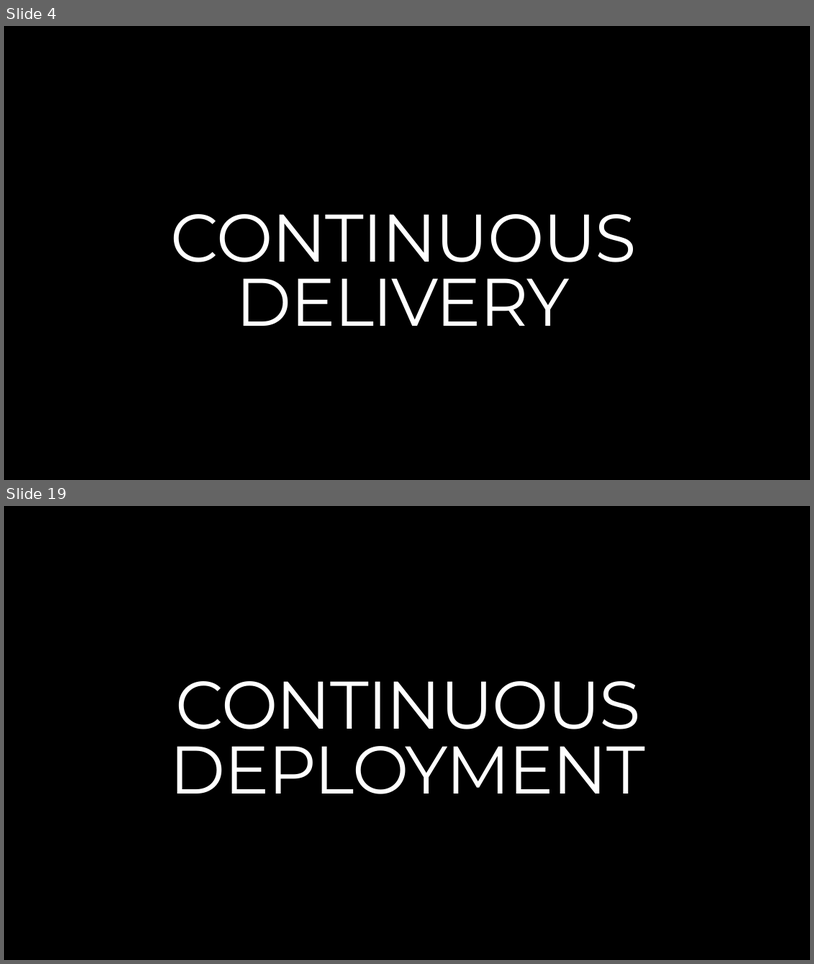
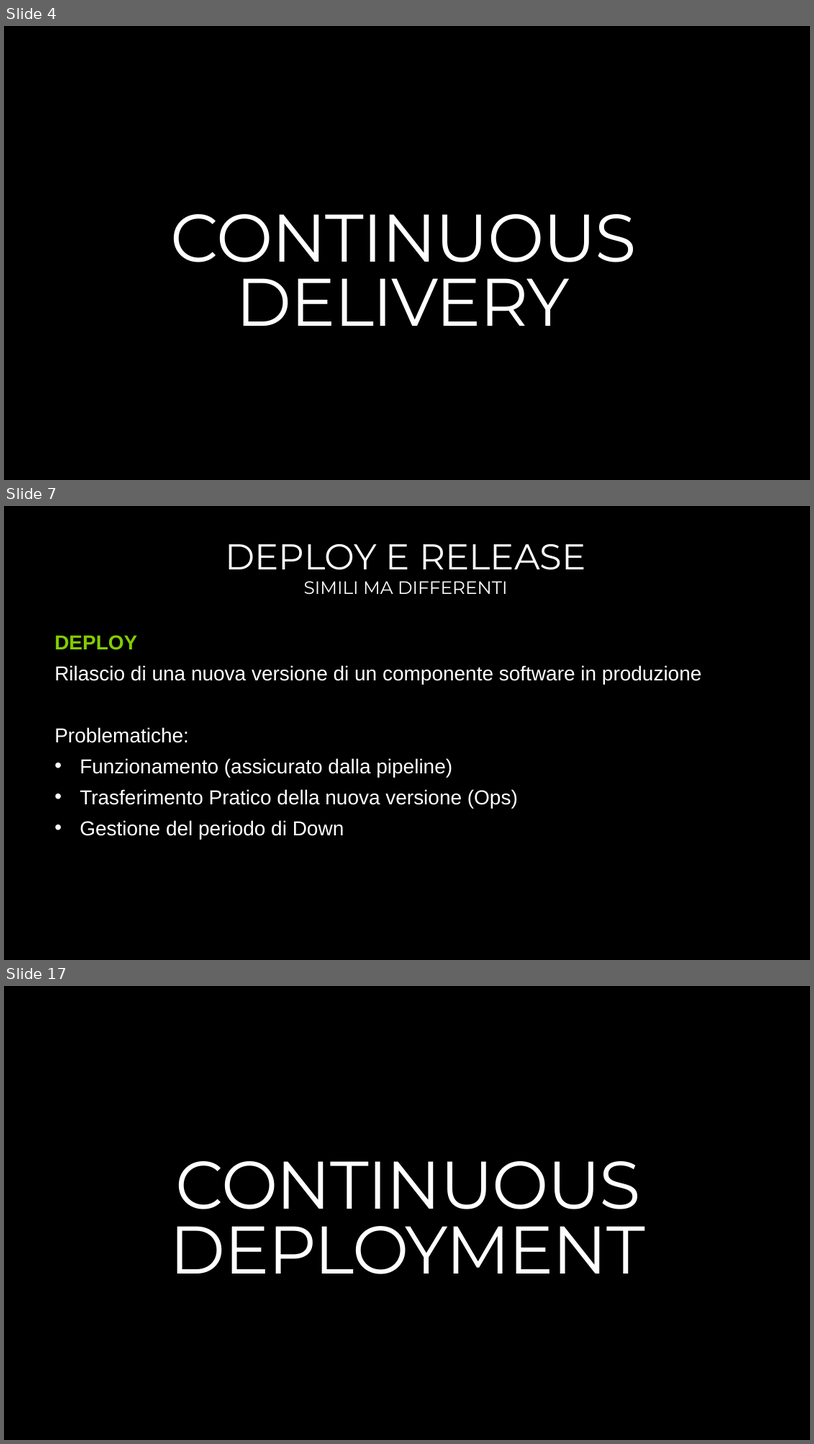
Before and after one commit to endless-upgrade/DevOpsHours, a slide deck: DEVOPS-3-TODO.pptx. Shown one above the other, each under a label of ours: slides 4 and 19 before the commit, slides 4, 7 and 17 after it; the slides between them are not shown. The pictures are 814x964 and 814x1444 pixels, drawn with LibreOffice and Linux fonts; fonts in the diff are those of the drawing; background and template pictures are left out. Boxes give left, top, right and bottom in pixels: in the first picture for what was removed or moved away, otherwise in the second. Text is boxed around its words. In the diff, an @@ line names an element or a change of style, - is before the commit and + after.

```diff
--- a/DEVOPS-3-TODO.pptx
+++ b/DEVOPS-3-TODO.pptx
@@ slide 7 added at box(4, 506, 810, 960), background #000000 @@
@@ title added at box(225, 544, 586, 570), 32 pt, text #FFFFFF @@
+DEPLOY E RELEASE
@@ subtitle added at box(304, 581, 507, 594), 16 pt, text #FFFFFF @@
+SIMILI MA DIFFERENTI
@@ text added at box(54, 635, 702, 839), 18 pt, text #FFFFFF @@
+DEPLOY
+Rilascio di una nuova versione di un componente software in produzione
+Problematiche:
+• Funzionamento (assicurato dalla pipeline)
+• Trasferimento Pratico della nuova versione (Ops)
+• Gestione del periodo di Down
@@ what was slide 19 is now slide 17 @@
```
Also in this commit, not shown: 2 slides changed, 14 other slides added, 14 slides removed.
